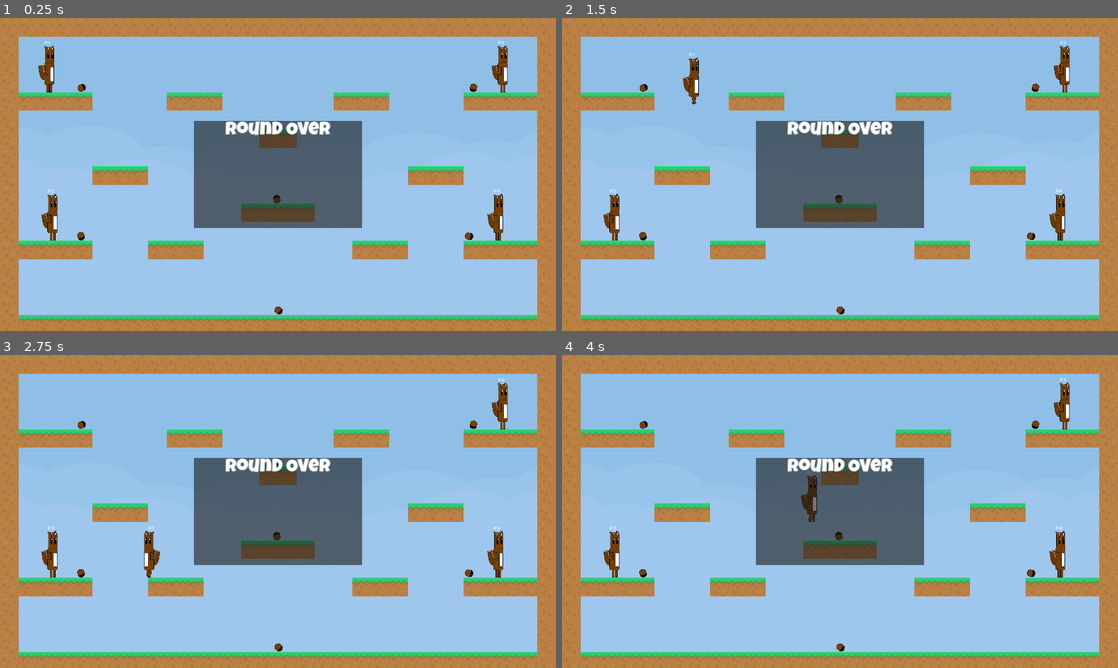
Above: before the commit, frames 1-4 (two rows, left to right).
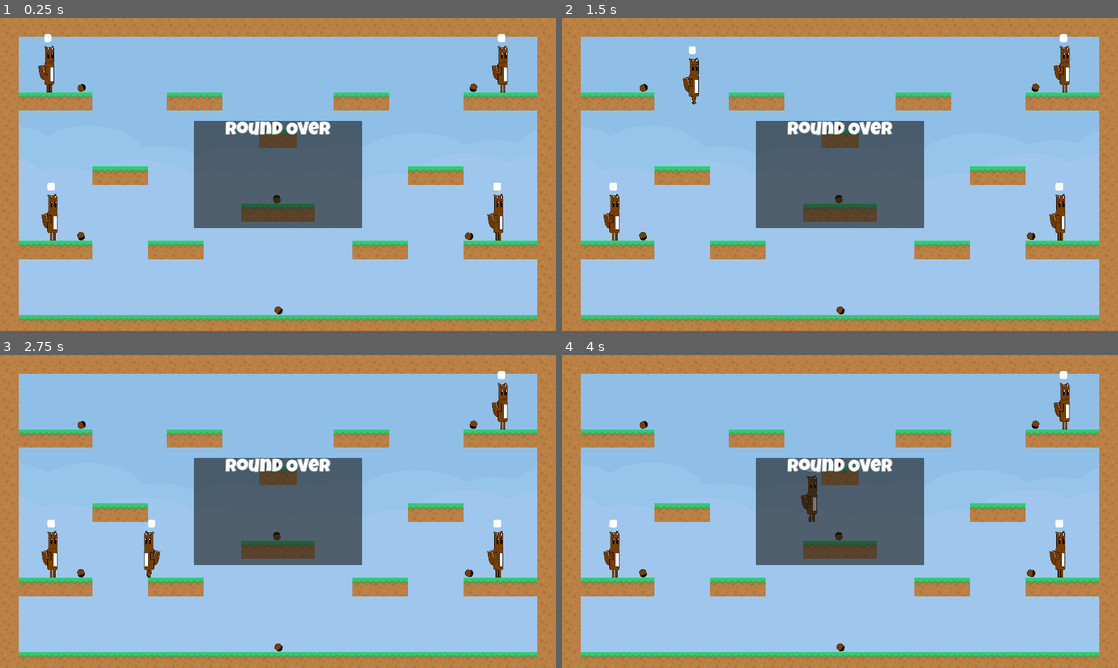
Above: after the commit, the same moments.

Repository: the-g-force/GGJ24
Game: Godot game, scene res://world/world.tscn
Two runs of this game, one before a commit and one after it. Both use one fixed random seed, a clock stepped at 60 frames per second and the inputs below.
Inputs:
- Up to frame 1 (0.25 s): no input
- Up to frame 2 (1.5 s): tap Enter at 0.5 s; hold Z 0.53-1.28 s; hold D from 0.53 s (still down); tap Space at 0.77 s; tap Z at 1.35 s
- Up to frame 3 (2.75 s): tap Space at 1.52 s; release D at 2.03 s; hold A from 2.03 s (still down); hold Z from 2.03 s (still down)
- Up to frame 4 (4 s): release A at 2.78 s; release Z at 2.78 s; hold D from 2.78 s (still down); tap Z at 2.85 s; tap Space at 3.02, 3.77 s; hold Z from 3.53 s (still down)

The runs differ from the first frame. In frame 1, 0.1% of the frame differs, in the area x 8-91%, y 5-56%; in frame 2, 0.1%; in frame 3, 0.1%; in frame 4, 0.1%.

Commit message:
Add player colors to player and join menu

Diff:
--- a/project/player/player.gd
+++ b/project/player/player.gd
@@ -35,6 +35,15 @@
 # Get the gravity from the project settings to be synced with RigidBody nodes.
 var gravity = ProjectSettings.get_setting("physics/2d/default_gravity")
 var id : int
+var color : Color :
+	set(value):
+		color = value
+		var stylebox := StyleBoxFlat.new()
+		stylebox.bg_color = color
+		stylebox.border_color = color
+		stylebox.set_corner_radius_all(5)
+		stylebox.set_border_width_all(4)
+		$PanelContainer.add_theme_stylebox_override("panel", stylebox)
 var _max_nuts := CHEEK_SIZES.size() - 1
 var _can_shoot := true
 var _x_facing := 1 :
@@ -80,7 +89,7 @@
 	# to tinker with our animations, which is annoying.
 	$AnimationTree.active = true
 
-	$PlayerIdLabel.text = "P%d" % (id+1)
+	$PanelContainer/PlayerIdLabel.text = "P%d" % (id+1)
 
 
 func _physics_process(delta):
--- a/project/player/player.tscn
+++ b/project/player/player.tscn
@@ -8,6 +8,7 @@
 [ext_resource type="Texture2D" uid="uid://d0lobwd24urv1" path="res://player/mouth.png" id="5_2vm4a"]
 [ext_resource type="Script" path="res://player/mouth.gd" id="6_nwcku"]
 [ext_resource type="AudioStream" uid="uid://cayvx4uqmtp2d" path="res://player/foot.wav" id="8_aqw3x"]
+[ext_resource type="FontFile" uid="uid://d3mue5uggm4qm" path="res://luckiest_guy.ttf" id="8_lvsjm"]
 [ext_resource type="AudioStream" uid="uid://5elfff2a3aci" path="res://player/spit.wav" id="9_0hdtc"]
 [ext_resource type="AudioStream" uid="uid://d3urbfj2oit3v" path="res://player/hit1.wav" id="10_t3lne"]
 
@@ -61,7 +62,7 @@
 tracks/3/type = "value"
 tracks/3/imported = false
 tracks/3/enabled = true
-tracks/3/path = NodePath("PlayerIdLabel:visible")
+tracks/3/path = NodePath("PanelContainer/PlayerIdLabel:visible")
 tracks/3/interp = 1
 tracks/3/loop_wrap = true
 tracks/3/keys = {
@@ -89,7 +90,7 @@
 tracks/0/type = "value"
 tracks/0/imported = false
 tracks/0/enabled = true
-tracks/0/path = NodePath("PlayerIdLabel:visible")
+tracks/0/path = NodePath("PanelContainer/PlayerIdLabel:visible")
 tracks/0/interp = 1
 tracks/0/loop_wrap = true
 tracks/0/keys = {
@@ -231,6 +232,9 @@
 transitions = ["Start", "idle", SubResource("AnimationNodeStateMachineTransition_awpdl"), "idle", "run", SubResource("A …(573 unchanged characters)…
 graph_offset = Vector2(-3, 16)
 
+[sub_resource type="LabelSettings" id="LabelSettings_p6y57"]
+font = ExtResource("8_lvsjm")
+
 [node name="Player" type="CharacterBody2D"]
 collision_layer = 2
 script = ExtResource("1_fs2d3")
@@ -320,12 +324,16 @@
 "": SubResource("AnimationLibrary_gdp4s")
 }
 
-[node name="PlayerIdLabel" type="Label" parent="."]
-offset_left = -19.0
-offset_top = -184.0
-offset_right = 21.0
-offset_bottom = -161.0
+[node name="PanelContainer" type="PanelContainer" parent="."]
+offset_left = -10.0
+offset_top = -200.0
+offset_right = 2.0
+offset_bottom = -183.0
+
+[node name="PlayerIdLabel" type="Label" parent="PanelContainer"]
+layout_mode = 2
 text = "N"
+label_settings = SubResource("LabelSettings_p6y57")
 horizontal_alignment = 1
 
 [node name="FootSound" type="AudioStreamPlayer" parent="."]
--- a/project/start/player_banner.gd
+++ b/project/start/player_banner.gd
@@ -4,4 +4,14 @@
 @export var player_index := 0 :
 	set(value):
 		player_index = value
-		$Label.text = "Player %s" % player_index
+		$PanelContainer/Label.text = "Player %s" % player_index
+
+var color : Color :
+	set(value):
+		color = value
+		var stylebox := StyleBoxFlat.new()
+		stylebox.bg_color = color
+		stylebox.border_color = color
+		stylebox.set_corner_radius_all(5)
+		stylebox.set_border_width_all(4)
+		$PanelContainer.add_theme_stylebox_override("panel", stylebox)
--- a/project/start/player_banner.tscn
+++ b/project/start/player_banner.tscn
@@ -9,6 +9,7 @@
 font_size = 32
 
 [node name="PlayerBanner" type="VBoxContainer"]
+modulate = Color(1, 1, 1, 0)
 offset_right = 430.0
 offset_bottom = 317.0
 size_flags_horizontal = 3
@@ -20,7 +21,10 @@
 texture = ExtResource("1_jogga")
 stretch_mode = 5
 
-[node name="Label" type="Label" parent="."]
+[node name="PanelContainer" type="PanelContainer" parent="."]
+layout_mode = 2
+
+[node name="Label" type="Label" parent="PanelContainer"]
 layout_mode = 2
 text = "Player 0
 "
--- a/project/start/start_screen.gd
+++ b/project/start/start_screen.gd
@@ -1,6 +1,13 @@
 extends Control
 
+@export var player_colors : Array[Color] = [
+	Color.RED, Color.GREEN,
+	Color.BLUE, Color.YELLOW,
+	Color.HOT_PINK, Color.CORAL,
+]
+
 var _joined_player_ids : Array[int] = []
+var _joined_player_colors := {}
 
 
 func _input(event:InputEvent)->void:
@@ -13,11 +20,25 @@
 
 func _join_player(id:int)->void:
 	_joined_player_ids.append(id)
-	get_node("HBoxContainer/PlayerBanner" + str(id)).show()
+	_joined_player_colors[id] = _get_unused_color(1)
+	var player_banner := get_node("HBoxContainer/PlayerBanner" + str(id))
+	player_banner.modulate = Color.WHITE
+	player_banner.color = _joined_player_colors[id]
 
 
 func _start_game()->void:
 	var game := preload("res://world/world.tscn").instantiate()
 	game.joined_player_ids = _joined_player_ids
+	game.joined_player_colors = _joined_player_colors
 	add_sibling(game)
 	queue_free()
+
+
+func _get_unused_color(search_direction:int)->Color:
+	var used_colors := _joined_player_colors.values()
+	print(used_colors)
+	var color_index := 0
+	while used_colors.has(player_colors[color_index]):
+		color_index += search_direction
+		color_index %= player_colors.size()
+	return player_colors[color_index]
--- a/project/start/start_screen.tscn
+++ b/project/start/start_screen.tscn
@@ -70,24 +70,22 @@
 alignment = 1
 
 [node name="PlayerBanner0" parent="HBoxContainer" instance=ExtResource("3_xdy6d")]
-visible = false
-layout_mode = 2
-
-[node name="PlayerBanner1" parent="HBoxContainer" instance=ExtResource("3_xdy6d")]
-visible = false
 layout_mode = 2
 player_index = 1
 
-[node name="PlayerBanner2" parent="HBoxContainer" instance=ExtResource("3_xdy6d")]
-visible = false
+[node name="PlayerBanner1" parent="HBoxContainer" instance=ExtResource("3_xdy6d")]
 layout_mode = 2
 player_index = 2
 
-[node name="PlayerBanner3" parent="HBoxContainer" instance=ExtResource("3_xdy6d")]
-visible = false
+[node name="PlayerBanner2" parent="HBoxContainer" instance=ExtResource("3_xdy6d")]
 layout_mode = 2
 player_index = 3
+
+[node name="PlayerBanner3" parent="HBoxContainer" instance=ExtResource("3_xdy6d")]
+layout_mode = 2
+player_index = 4
 
 [node name="AudioStreamPlayer" type="AudioStreamPlayer" parent="."]
 stream = ExtResource("3_rdoso")
 autoplay = true
+bus = &"Music"
--- a/project/world/world.gd
+++ b/project/world/world.gd
@@ -8,6 +8,12 @@
 
 var _players : Array[Player]
 var player_wins := {}
+var joined_player_colors := {
+	0:Color.WHITE,
+	1:Color.WHITE,
+	2:Color.WHITE,
+	3:Color.WHITE,
+}
 var _pending_game_over := false
 
 func _ready():
@@ -22,6 +28,7 @@
 func _add_player(id:int)->void:
 	var player := preload("res://player/player.tscn").instantiate()
 	player.id = id
+	player.color = joined_player_colors[id]
 	add_child(player)
 	var spawn_point := _spawn_point_parent.get_children()[id]
 	player.global_position = spawn_point.global_position
Not shown: 1 places in project/player/player.tscn that only renumber resources
